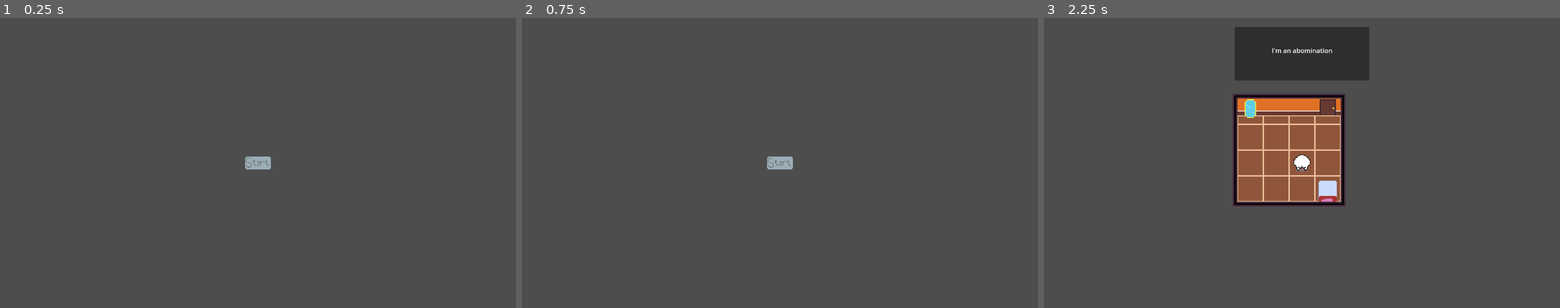
Above: before the commit, frames 1-3 (left to right).
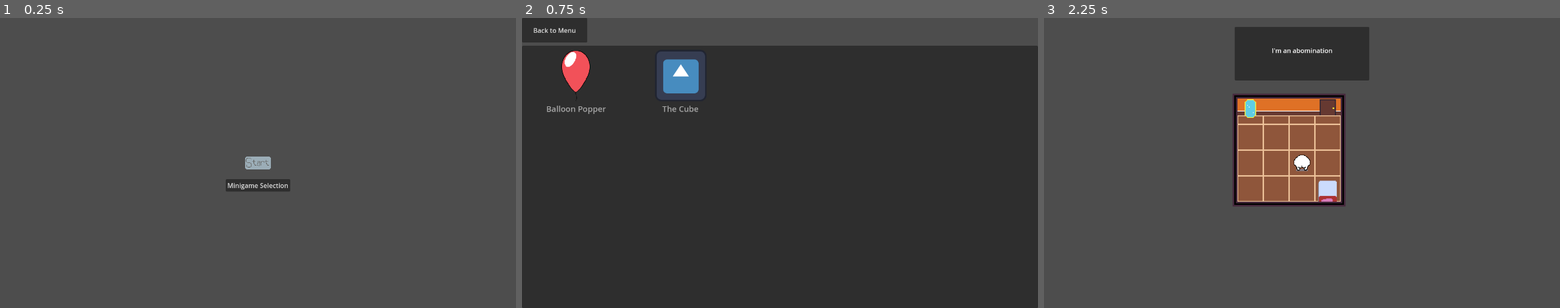
Above: after the commit, the same moments.

Repository: GDAC-at-Davis/GDAC-minigame-framework
Game: Godot game, scene res://scenes/Main.tscn
Two runs of this game, one before a commit and one after it. Both use one fixed random seed, a clock stepped at 60 frames per second and the inputs below. The engine's default icon, where the game draws it, is replaced by a stand-in: a white triangle on a blue panel in a dark square.
Inputs (mouse positions are in pixels of both pictures, inside the frame that each line leads up to):
- Up to frame 1 (0.25 s): no input
- Up to frame 2 (0.75 s): click (780, 186) at 0.5 s, where only the run after the commit has a clickable "Minigame Selection"
- Up to frame 3 (2.25 s): click (1074, 29) at 1.25 s, where only the run after the commit has a clickable "Back to Menu"; click (1302, 163) at 2 s

The runs differ from the first frame. In frame 1, 0.5% of the frame differs, in the area x 43-57%, y 55-60%; in frame 2, 91%, in the area x 0-100%, y 0-100%; in frame 3, nothing differs.

Commit message:
Added minigame selection

Diff:
--- a/MinigameFramework/resources/minigame_groups/home_minigame_group.tres
+++ b/MinigameFramework/resources/minigame_groups/home_minigame_group.tres
@@ -7,12 +7,13 @@
 
 [resource]
 script = ExtResource("1_p7nvv")
-minigames = Array[PackedScene]([ExtResource("1_ryry2"), ExtResource("2_l2kh3")])
+minigames = Array[PackedScene]([ExtResource("2_l2kh3"), ExtResource("1_ryry2")])
 final_minigame = ExtResource("2_l2kh3")
 transition_background = ExtResource("4_7gsfh")
 total_minigames = 5
 total_lives = 3
 difficulty_rate = 2
 difficulty_step = 0.2
+starting_difficulty = 1.0
 transition_time = 3.0
 metadata/_custom_type_script = "uid://p73k0qpka7a6"
--- a/MinigameFramework/scenes/Menu.tscn
+++ b/MinigameFramework/scenes/Menu.tscn
@@ -29,4 +29,13 @@
 icon = ExtResource("1_3kf3n")
 flat = true
 
+[node name="SelectButton" type="Button" parent="."]
+layout_mode = 0
+offset_left = 560.0
+offset_top = 400.0
+offset_right = 720.0
+offset_bottom = 431.0
+text = "Minigame Selection"
+
 [connection signal="pressed" from="StartButton" to="." method="_on_start_button_pressed"]
+[connection signal="pressed" from="SelectButton" to="." method="_on_select_button_pressed"]
--- /dev/null
+++ b/MinigameFramework/scenes/MinigameSelection.tscn
@@ -0,0 +1,46 @@
+[gd_scene load_steps=9 format=3 uid="uid://dkh3om2hous85"]
+
+[ext_resource type="Script" uid="uid://bn3sg7wides1s" path="res://scripts/minigame_selection.gd" id="1_wlfax"]
+[ext_resource type="Script" uid="uid://vk7irpeekqp4" path="res://scripts/minigame_info.gd" id="2_mu245"]
+[ext_resource type="Texture2D" uid="uid://du1wfkunh1hvn" path="res://minigames/balloon_popper/balloon.png" id="3_hfmyi"]
+[ext_resource type="PackedScene" uid="uid://bpacr2w3cuiyw" path="res://minigames/balloon_popper/BalloonPopper.tscn" id="4_wdxxt"]
+[ext_resource type="Texture2D" uid="uid://koi7f081tg27" path="res://icon.svg" id="5_hfmyi"]
+[ext_resource type="PackedScene" uid="uid://cgmlbwqta8dhl" path="res://minigames/test_3d/Test3D.tscn" id="6_wdxxt"]
+
+[sub_resource type="Resource" id="Resource_ocpun"]
+script = ExtResource("2_mu245")
+name = "Balloon Popper"
+icon = ExtResource("3_hfmyi")
+scene = ExtResource("4_wdxxt")
+metadata/_custom_type_script = "uid://vk7irpeekqp4"
+
+[sub_resource type="Resource" id="Resource_3j84c"]
+script = ExtResource("2_mu245")
+name = "The Cube"
+icon = ExtResource("5_hfmyi")
+scene = ExtResource("6_wdxxt")
+metadata/_custom_type_script = "uid://vk7irpeekqp4"
+
+[node name="MinigameSelection" type="Control"]
+layout_mode = 3
+anchors_preset = 0
+script = ExtResource("1_wlfax")
+minigames = Array[ExtResource("2_mu245")]([SubResource("Resource_ocpun"), SubResource("Resource_3j84c")])
+
+[node name="MenuButton" type="Button" parent="."]
+layout_mode = 0
+offset_right = 162.0
+offset_bottom = 61.0
+text = "Back to Menu"
+
+[node name="MinigameList" type="ItemList" parent="."]
+layout_mode = 1
+offset_top = 69.0
+offset_right = 1280.0
+offset_bottom = 720.0
+theme_override_font_sizes/font_size = 20
+max_columns = 5
+same_column_width = true
+fixed_column_width = 256
+icon_mode = 0
+fixed_icon_size = Vector2i(128, 128)
--- a/MinigameFramework/scripts/game_manager.gd
+++ b/MinigameFramework/scripts/game_manager.gd
@@ -11,10 +11,10 @@
 	world_manager = _world_manager_scene.instantiate()
 	minigame_manager = _minigame_manager_scene.instantiate()
 
-func switch_to_minigames(minigame_data : MinigameGroupData):
+func switch_to_minigames(minigame_data : MinigameGroupData, endless: bool = false):
 	main_scene.remove_child(world_manager)
 	main_scene.add_child(minigame_manager)
-	minigame_manager.start(minigame_data)
+	minigame_manager.start(minigame_data, endless)
 
 func switch_to_world():
 	main_scene.remove_child(minigame_manager)
--- a/MinigameFramework/scripts/menu.gd
+++ b/MinigameFramework/scripts/menu.gd
@@ -3,3 +3,7 @@
 func _on_start_button_pressed() -> void:
 	GameManager.world_manager.load_scene("Home")
 	GameManager.world_manager.load_ui("Home")
+
+
+func _on_select_button_pressed() -> void:
+	GameManager.world_manager.load_ui("Selection")
--- /dev/null
+++ b/MinigameFramework/scripts/minigame_info.gd
@@ -0,0 +1,9 @@
+class_name MinigameInfo
+extends Resource
+
+## The name of the minigame
+@export var name : String
+## Icon for the minigame
+@export var icon : Texture2D
+## Scene of the minigame
+@export var scene : PackedScene
--- a/MinigameFramework/scripts/minigame_manager.gd
+++ b/MinigameFramework/scripts/minigame_manager.gd
@@ -22,12 +22,15 @@
 	get():
 		return difficulty_scale
 
-var minigames_left: int = 0:
+var minigames_completed: int = 0:
 	set(new_value):
-		minigames_left = new_value
-		minigames_left_label.text = "Remaining\n" + str(minigames_left)
+		minigames_completed = new_value
+		if _endless:
+			minigames_left_label.text = "Completed\n" + str(minigames_completed)
+		else:
+			minigames_left_label.text = "Remaining\n" + str(data.total_minigames - minigames_completed)
 	get():
-		return minigames_left
+		return minigames_completed
 
 var current_minigame_node: Minigame
 var instruction_timer: Timer
@@ -40,6 +43,8 @@
 			_minigame_idx = 0
 	get():
 		return _minigame_idx
+
+var _endless: bool = false
 
 # Curve for controlling the instruction pop in
 var _instruction_scale_curve: Curve = preload("res://resources/curves/instruction_scale_curve.tres")
@@ -70,16 +75,17 @@
 		instruction_label.scale = Vector2(lerpf(1.0, 5.0, weight), lerpf(1.0, 5.0, weight))
 
 
-func start(minigame_data: MinigameGroupData):
+func start(minigame_data: MinigameGroupData, endless: bool = false):
 	data = minigame_data
 	minigame_completed.connect(_on_minigame_completed)
 
 	current_minigame_node = null
+	_endless = endless
 	transition_timer.wait_time = data.transition_time
 	health_bar.max_value = data.total_lives
 	health_bar.value = data.total_lives
 	lives_left = data.total_lives
-	minigames_left = data.total_minigames
+	minigames_completed = 0
 	difficulty_scale = data.starting_difficulty
 	_minigame_idx = 0
 
@@ -95,7 +101,7 @@
 		GameManager.switch_to_world()
 		return
 	var minigame_scene: PackedScene
-	if minigames_left == 1 and data.final_minigame:
+	if minigames_completed == data.total_minigames - 1 and data.final_minigame:
 		minigame_scene = data.final_minigame
 	else:
 		minigame_scene = data.minigames[_minigame_idx]
@@ -113,12 +119,12 @@
 func stop_minigame() -> void:
 	current_minigame_node.queue_free()
 	current_minigame_node = null
-	minigames_left -= 1
-	if (data.total_minigames - minigames_left) % data.difficulty_rate == 0:
+	minigames_completed += 1
+	if minigames_completed % data.difficulty_rate == 0:
 		difficulty_scale += data.difficulty_step
 	minigame_ui_layer.visible = false
 	transition_layer.visible = true
-	if minigames_left == 0 or lives_left == 0:
+	if (not _endless and minigames_completed == data.total_minigames) or lives_left == 0:
 		GameManager.switch_to_world()
 	else:
 		transition_timer.start()
--- /dev/null
+++ b/MinigameFramework/scripts/minigame_selection.gd
@@ -0,0 +1,45 @@
+extends Control
+
+## All minigames in the game
+@export var minigames: Array[MinigameInfo]
+
+## Total lives the player has for this group of minigames
+@export var total_lives: int = 3
+## Number of minigames needed to be played for the difficulty to increase
+@export var difficulty_rate: int = 1
+## Amount the difficulty increases each time
+@export var difficulty_step: float = 0.1
+## The difficulty to start at
+@export var starting_difficulty: float = 1.0
+## How long to stay on the transition screen
+@export var transition_time: float = 2.0
+
+var _minigame_scenes: Array[PackedScene]
+var _minigame_data: MinigameGroupData
+
+@onready var minigame_list: ItemList = $MinigameList
+@onready var menu_button: Button = $MenuButton
+
+func _ready():
+	_minigame_data = MinigameGroupData.new()
+	_minigame_data.total_minigames = 0
+	_minigame_data.total_lives = total_lives
+	_minigame_data.difficulty_rate = difficulty_rate
+	_minigame_data.difficulty_step = difficulty_step
+	_minigame_data.starting_difficulty = starting_difficulty
+	_minigame_data.transition_time = transition_time
+
+	minigame_list.item_selected.connect(_on_selection)
+	menu_button.pressed.connect(_on_menu_button_pressed)
+
+	for game: MinigameInfo in minigames:
+		minigame_list.add_item(game.name, game.icon, true)
+		_minigame_scenes.append(game.scene)
+
+func _on_menu_button_pressed():
+	GameManager.world_manager.load_ui("Menu")
+
+func _on_selection(index: int):
+	_minigame_data.minigames.clear()
+	_minigame_data.minigames.append(_minigame_scenes[index])
+	GameManager.switch_to_minigames(_minigame_data, true)
--- a/MinigameFramework/scripts/world_manager.gd
+++ b/MinigameFramework/scripts/world_manager.gd
@@ -7,6 +7,7 @@
 
 const ui_dict = {
 	"Menu" : preload("res://scenes/Menu.tscn"),
+	"Selection" : preload("res://scenes/MinigameSelection.tscn"),
 	"Home" : preload("res://scenes/UI.tscn"),
 }
 
Not shown, added: MinigameFramework/scripts/minigame_info.gd.uid
Not shown, added: MinigameFramework/scripts/minigame_selection.gd.uid
